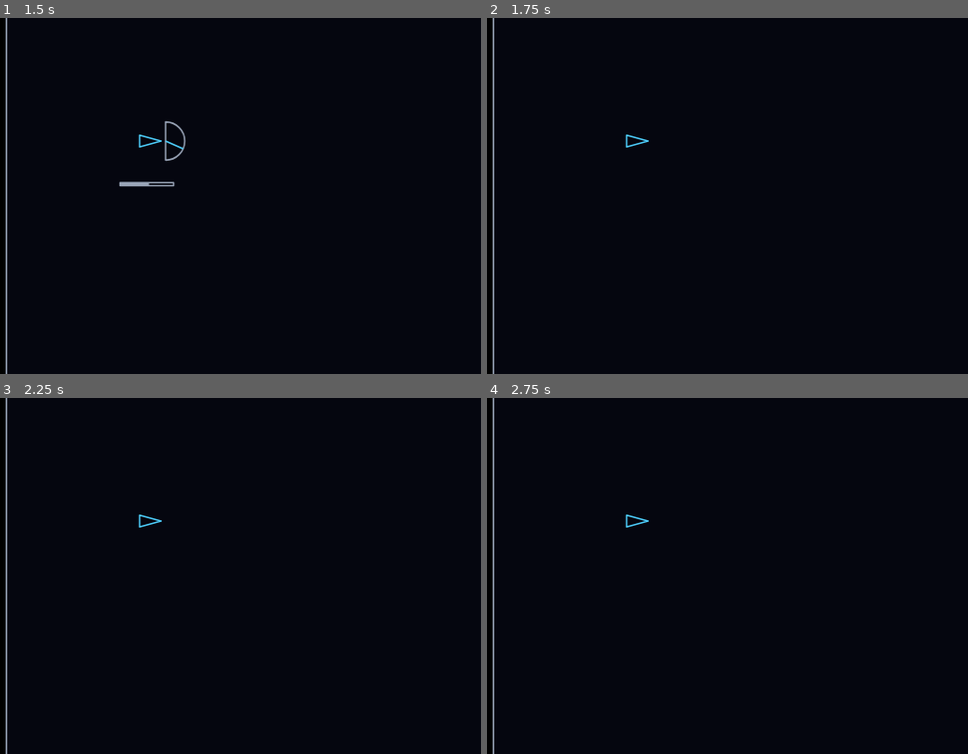
Above: before the commit, frames 1-4 (two rows, left to right).
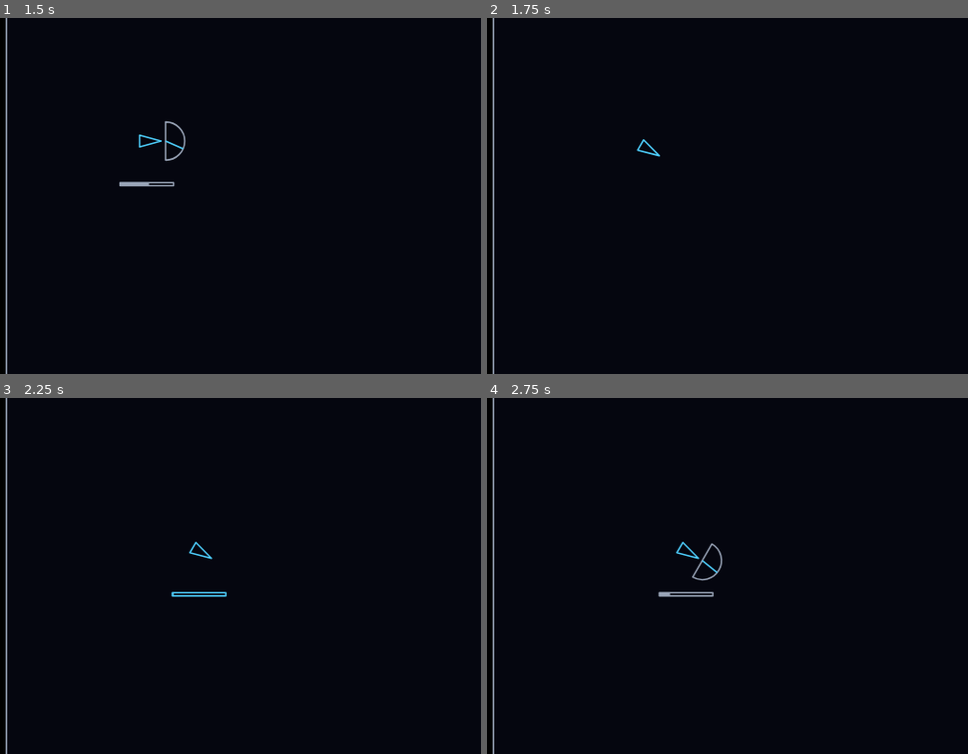
Above: after the commit, the same moments.

Repository: FeynStudio/delta_fray_the_game
Game: browser game, page index.html
Two runs of this game, one before a commit and one after it. Both use one fixed random seed, a clock stepped at 60 frames per second and the inputs below.
Inputs:
- Up to frame 1 (1.5 s): tap Space at 1.1 s
- Up to frame 2 (1.75 s): tap Space at 1.6 s
- Up to frame 3 (2.25 s): tap Space at 2.1 s
- Up to frame 4 (2.75 s): tap Shift at 2.52 s; tap Space at 2.6 s
The pictures show only the part of the screen within x 0-50%, y 33-83%; the shares and areas given below are measured in that part.

Frame 1 is identical in both runs. In frame 2, 0.1% of the frame differs, in the area x 28-37%, y 32-40%; in frame 3, 0.3%; in frame 4, 0.5%, in the area x 28-49%, y 32-56%.

Commit message:
T-003: applyMove, gauge-to-move and move animation; before log
Co-Authored-By: Claude Opus 5.5 <noreply@anthropic.com>

Diff:
--- a/src/config.js
+++ b/src/config.js
@@ -8,6 +8,7 @@
   shipWidth: 16, // width of the back edge; narrower than shipSize makes a slim triangle
   shipLineWidth: 2, // outline thickness; ships are drawn as an outline only
   maxMove: 150,
+  moveAnimMs: 600, // one move takes this long on screen, at constant speed along a straight line
   // Gauges (src/input.js). Slow sweeps favor careful aim over reflexes (docs/PLAN.md "Controls").
   gaugePowerSweepMs: 2000, // power reading 0 -> 1 (then back) takes this long
   gaugeNeedleSweepMs: 3000, // needle crosses its whole range (-max -> +max) in this long
--- a/src/game.js
+++ b/src/game.js
@@ -1,6 +1,6 @@
 // Owns the single game state object and connects rules, input and rendering.
-import { createInitialState } from './rules.js';
-import { keyFromEvent, pressKey, stepGauge } from './input.js';
+import { applyMove, createInitialState } from './rules.js';
+import { keyFromEvent, moveFromGauge, pressKey, startMove, stepGauge, stepMove } from './input.js';
 import { drawFrame, fitCanvas } from './render.js';
 import log from './log.js';
 
@@ -14,14 +14,20 @@
   drawFrame(ctx, state);
 }
 
-// Same path for real keys and the debug API.
+// Same path for real keys and the debug API. The second Space launches the move: the end state comes
+// from rules.applyMove, and the animation only shows the ship getting there.
 function press(key) {
+  const launching = state.gauge.phase === 'direction';
   state = pressKey(state, key);
+  if (launching && state.gauge.phase === 'moving') {
+    state = startMove(state, applyMove(state, moveFromGauge(state)));
+  }
 }
 
-// Advances the game clock. For now only the gauge sweep; the move animation comes in a later slice.
+// Advances the game clock: the gauge sweep, or the move animation while a move runs.
+// Passing the turn (endTurn) comes with the turns slice.
 function step(ms) {
-  state = stepGauge(state, ms);
+  state = stepMove(stepGauge(state, ms), ms);
 }
 
 window.addEventListener('keydown', (event) => {
--- a/src/input.js
+++ b/src/input.js
@@ -8,8 +8,14 @@
 // - needle is in degrees within -config.gaugeNeedleMax..+config.gaugeNeedleMax, same rotation sense as
 //   heading (positive = clockwise on screen). backward: false measures it from the ship's nose
 //   (world angle = heading + needle); backward: true measures it from the ship's tail
-//   (world angle = heading + 180 + needle). The movement slice turns this into a world angle.
+//   (world angle = heading + 180 + needle). moveFromGauge turns this into a world angle.
+//
+// Move animation (T-003): after the second Space, game.js gets the end state from rules.applyMove and
+// calls startMove, which keeps state.anim = { from: {x, y}, to: ship, elapsed }. stepMove moves the ship
+// along the straight segment from -> to at constant speed and, after config.moveAnimMs, sets it to
+// exactly `to` (the applyMove result), drops anim and puts the gauge back in the power phase.
 import config from './config.js';
+import { createInitialState, wrapDegrees } from './rules.js';
 
 // Moves value by delta along a line that bounces between min and max (a triangle wave).
 // Returns the new value and the direction it is now moving in.
@@ -60,3 +66,44 @@
   if (event.code === 'ShiftLeft' || event.code === 'ShiftRight') return 'Shift';
   return null;
 }
+
+// Turns the locked gauge into a Move for the ship whose turn it is (convention at the top of this file).
+export function moveFromGauge(state) {
+  const { distance, needle, backward } = state.gauge;
+  const heading = state.ships[state.turn].heading;
+  return { distance, angle: wrapDegrees(heading + (backward ? 180 : 0) + needle), backward };
+}
+
+// Point at fraction t of the straight segment from -> to. t is clamped to 0..1, so it never overshoots.
+export function pointAlong(from, to, t) {
+  const k = Math.min(Math.max(t, 0), 1);
+  return { x: from.x + (to.x - from.x) * k, y: from.y + (to.y - from.y) * k };
+}
+
+const withShip = (state, ship) => ({
+  ...state,
+  ships: state.ships.map((s, j) => (j === state.turn ? ship : s)),
+});
+
+// Starts the move animation towards end (the rules.applyMove result for this state).
+// A forward move turns the ship to its new heading as the move starts.
+export function startMove(state, end) {
+  const ship = state.ships[state.turn];
+  const to = end.ships[state.turn];
+  const anim = { from: { x: ship.x, y: ship.y }, to, elapsed: 0 };
+  return { ...withShip(state, { ...ship, heading: to.heading }), anim };
+}
+
+// Advances the move animation by ms. Does nothing unless a move is running.
+export function stepMove(state, ms) {
+  const a = state.anim;
+  if (!a || state.gauge.phase !== 'moving' || !(ms > 0)) return state;
+  const elapsed = a.elapsed + ms;
+  if (elapsed >= config.moveAnimMs) {
+    const { anim: _done, ...rest } = withShip(state, a.to);
+    return { ...rest, gauge: createInitialState().gauge };
+  }
+  const ship = state.ships[state.turn];
+  const p = pointAlong(a.from, a.to, elapsed / config.moveAnimMs);
+  return { ...withShip(state, { ...ship, x: p.x, y: p.y }), anim: { ...a, elapsed } };
+}
--- a/src/rules.js
+++ b/src/rules.js
@@ -9,3 +9,26 @@
     gauge: { phase: 'power', power: 0, needle: 0, backward: false, distance: 0, sweep: 1 },
   };
 }
+
+// Keeps an angle in degrees within 0 (inclusive) to 360 (exclusive), e.g. -90 -> 270, 450 -> 90.
+export function wrapDegrees(deg) {
+  return ((deg % 360) + 360) % 360;
+}
+
+// Moves the ship whose turn it is by move.distance along move.angle (degrees, 0 = +x, 90 = +y).
+// A forward move turns the heading to the travel angle; a backward move keeps it.
+// A move longer than config.maxMove is refused: the state comes back unchanged
+// (human decision, 2026-11-08). No hits, walls, respawn or turn change here.
+export function applyMove(state, move) {
+  if (move.distance > config.maxMove) return state;
+  const i = state.turn;
+  const ship = state.ships[i];
+  const a = (move.angle * Math.PI) / 180;
+  const moved = {
+    ...ship,
+    x: ship.x + Math.cos(a) * move.distance,
+    y: ship.y + Math.sin(a) * move.distance,
+    heading: move.backward ? ship.heading : wrapDegrees(move.angle),
+  };
+  return { ...state, ships: state.ships.map((s, j) => (j === i ? moved : s)) };
+}
--- /dev/null
+++ b/tests/game.test.js
@@ -0,0 +1,95 @@
+// Loads the real src/game.js in Node with a minimal stubbed DOM and ?debug=1, then drives the move
+// through window.__game (pattern: tests/rules.test.js; values come from config).
+import { test, before, beforeEach } from 'node:test';
+import assert from 'node:assert/strict';
+import config from '../src/config.js';
+import { applyMove, createInitialState } from '../src/rules.js';
+
+const listeners = {};
+let game;
+
+before(async () => {
+  const ctx = new Proxy({}, { get: () => () => {} }); // every canvas call is a no-op
+  globalThis.document = { getElementById: () => ({ style: {}, getContext: () => ctx }) };
+  globalThis.window = {
+    innerWidth: 1920, innerHeight: 1080, devicePixelRatio: 1,
+    addEventListener: (type, fn) => { listeners[type] = fn; },
+  };
+  globalThis.location = { search: '?debug=1' };
+  globalThis.requestAnimationFrame = () => 0; // the loop is driven by step() in these tests
+  await import('../src/game.js');
+  game = window.__game;
+});
+
+beforeEach(() => game.setState(createInitialState()));
+
+const T = () => config.moveAnimMs;
+const near = (a, b) => Math.abs(a - b) < 1e-3;
+
+// From the spawn state: lock power, lock the needle (optionally backward), press the second Space.
+function launch(power, needle, backward = false) {
+  const s = game.getState();
+  game.setState({ ...s, gauge: { ...s.gauge, power } });
+  game.press('Space');
+  if (backward) game.press('Shift');
+  const d = game.getState();
+  game.setState({ ...d, gauge: { ...d.gauge, needle } });
+  game.press('Space');
+}
+
+test('second Space flies ship 0 to the applyMove end point; gauge back to power, same turn', () => {
+  const start = createInitialState();
+  launch(0.6, 30);
+  game.step(T() + 1);
+  const end = applyMove(start, { distance: 0.6 * config.maxMove, angle: 30 }).ships[0];
+  const s = game.getState();
+  assert.ok(near(s.ships[0].x, end.x) && near(s.ships[0].y, end.y), JSON.stringify(s.ships[0]));
+  assert.equal(s.ships[0].heading, 30);
+  assert.deepEqual(s.ships[1], start.ships[1]);
+  assert.equal(s.turn, 0);
+  assert.equal(s.gauge.phase, 'power');
+});
+
+test('with Shift the ship moves toward its tail side and keeps its heading', () => {
+  const start = createInitialState().ships[0];
+  launch(0.5, 0, true);
+  game.step(T() + 1);
+  const s = game.getState().ships[0];
+  const angle = start.heading + 180;
+  const end = applyMove(createInitialState(), { distance: 0.5 * config.maxMove, angle, backward: true }).ships[0];
+  assert.ok(near(s.x, end.x) && near(s.y, end.y), JSON.stringify(s));
+  assert.ok(s.x < start.x, 'moved toward the tail (heading 0, so -x)');
+  assert.equal(s.heading, start.heading);
+});
+
+test('halfway: still moving, Space and Shift change nothing, ship not yet at its end point', () => {
+  launch(0.6, 30);
+  game.step(T() / 2);
+  const mid = game.getState();
+  assert.equal(mid.gauge.phase, 'moving');
+  game.press('Space');
+  game.press('Shift');
+  assert.deepEqual(game.getState(), mid);
+  const end = applyMove(createInitialState(), { distance: 0.6 * config.maxMove, angle: 30 }).ships[0];
+  assert.ok(Math.hypot(end.x - mid.ships[0].x, end.y - mid.ships[0].y) > 1, 'not at the end yet');
+});
+
+test('a large step never takes the ship past the applyMove end point', () => {
+  launch(1, -45);
+  game.step(T() * 50);
+  const end = applyMove(createInitialState(), { distance: config.maxMove, angle: 315 }).ships[0];
+  const s = game.getState().ships[0];
+  assert.ok(near(s.x, end.x) && near(s.y, end.y), JSON.stringify(s));
+  assert.equal(s.heading, 315);
+});
+
+test('a real Space keydown launches the move like press(); key repeat is ignored', () => {
+  const key = (code, repeat = false) => listeners.keydown({ code, repeat, preventDefault: () => {} });
+  key('Space');
+  key('Space', true);
+  assert.equal(game.getState().gauge.phase, 'direction');
+  key('Space');
+  assert.equal(game.getState().gauge.phase, 'moving');
+  game.step(T());
+  assert.equal(game.getState().gauge.phase, 'power');
+});
--- a/tests/input.test.js
+++ b/tests/input.test.js
@@ -3,8 +3,8 @@
 import { test, afterEach } from 'node:test';
 import assert from 'node:assert/strict';
 import config from '../src/config.js';
-import { createInitialState } from '../src/rules.js';
-import { keyFromEvent, pressKey, stepGauge } from '../src/input.js';
+import { applyMove, createInitialState } from '../src/rules.js';
+import { keyFromEvent, moveFromGauge, pointAlong, pressKey, startMove, stepGauge, stepMove } from '../src/input.js';
 
 const original = structuredClone(config);
 afterEach(() => Object.assign(config, structuredClone(original)));
@@ -147,3 +147,64 @@
   assert.equal(keyFromEvent({ code: 'Space', repeat: true }), null);
   assert.equal(keyFromEvent({ code: 'KeyA', repeat: false }), null);
 });
+
+// A locked gauge (second Space pressed) on ship 0 with the given heading.
+const locked = (heading, gauge) => {
+  const s = createInitialState();
+  s.ships[0] = { ...s.ships[0], heading };
+  return deepFreeze({ ...s, gauge: { ...s.gauge, phase: 'moving', ...gauge } });
+};
+
+test('moveFromGauge: 60% power, needle 30, forward, heading 0 gives 0.6 x maxMove at 30 (FEATURE_MAP 3)', () => {
+  const m = moveFromGauge(locked(0, { distance: 0.6 * config.maxMove, needle: 30, backward: false }));
+  assert.ok(near(m.distance, 0.6 * config.maxMove));
+  assert.equal(m.angle, 30);
+  assert.equal(m.backward, false);
+});
+
+test('moveFromGauge: forward = heading + needle, backward = heading + 180 + needle, within 0..360', () => {
+  const cases = [
+    [0, -30, false, 330], [90, 45, false, 135], [180, 90, false, 270], [300, 80, false, 20],
+    [0, 30, true, 210], [180, 0, true, 0], [90, -60, true, 210], [270, 90, true, 180],
+  ];
+  for (const [heading, needle, backward, angle] of cases) {
+    const m = moveFromGauge(locked(heading, { distance: 50, needle, backward }));
+    assert.ok(near(m.angle, angle), `heading ${heading} needle ${needle} backward ${backward}: ${m.angle}`);
+    assert.equal(m.backward, backward);
+    assert.equal(m.distance, 50);
+  }
+});
+
+test('moveFromGauge uses the ship whose turn it is', () => {
+  const s = createInitialState();
+  const st = deepFreeze({ ...s, turn: 1, gauge: { ...s.gauge, phase: 'moving', distance: 10, needle: 10 } });
+  assert.equal(moveFromGauge(st).angle, s.ships[1].heading + 10);
+});
+
+test('pointAlong: start, middle and end of the segment, never past either end', () => {
+  const a = { x: 100, y: 200 }, b = { x: 160, y: 120 };
+  assert.deepEqual(pointAlong(a, b, 0), a);
+  assert.deepEqual(pointAlong(a, b, 0.5), { x: 130, y: 160 });
+  assert.deepEqual(pointAlong(a, b, 1), b);
+  assert.deepEqual(pointAlong(a, b, 1.7), b);
+  assert.deepEqual(pointAlong(a, b, -0.3), a);
+});
+
+test('startMove/stepMove: constant speed along the segment, ends exactly at the applyMove result', () => {
+  const T = config.moveAnimMs;
+  const s = locked(0, { distance: 0.6 * config.maxMove, needle: 30, backward: false });
+  const end = applyMove(s, moveFromGauge(s));
+  let m = startMove(s, end);
+  assert.equal(m.ships[0].heading, 30, 'forward move turns the ship as it starts');
+  assert.deepEqual(m.ships[0].x, s.ships[0].x);
+  const half = stepMove(deepFreeze(m), T / 2);
+  const mid = pointAlong(s.ships[0], end.ships[0], 0.5);
+  assert.ok(near(half.ships[0].x, mid.x) && near(half.ships[0].y, mid.y));
+  assert.equal(half.gauge.phase, 'moving');
+  m = stepMove(deepFreeze(half), T * 10);
+  assert.deepEqual(m.ships, end.ships);
+  assert.deepEqual(m.gauge, createInitialState().gauge);
+  assert.equal(m.turn, 0);
+  assert.equal('anim' in m, false);
+  assert.deepEqual(stepMove(deepFreeze(m), T), m, 'nothing to animate after the move');
+});
--- /dev/null
+++ b/tests/movement.test.js
@@ -0,0 +1,86 @@
+// rules.applyMove tests (pattern: tests/rules.test.js). Values come from config; config is restored
+// after each test; inputs are deep-frozen, as scripts/run-scenario.mjs does, to catch mutation.
+import { test, afterEach } from 'node:test';
+import assert from 'node:assert/strict';
+import config from '../src/config.js';
+import { applyMove, createInitialState, wrapDegrees } from '../src/rules.js';
+
+const original = structuredClone(config);
+afterEach(() => Object.assign(config, structuredClone(original)));
+
+const deepFreeze = (o) => {
+  if (o && typeof o === 'object') { Object.values(o).forEach(deepFreeze); Object.freeze(o); }
+  return o;
+};
+const near = (a, b) => Math.abs(a - b) < 1e-9;
+const at = (x, y, heading, turn = 0) => {
+  const s = createInitialState();
+  s.turn = turn;
+  s.ships[turn] = { ...s.ships[turn], x, y, heading };
+  return deepFreeze(s);
+};
+
+test('forward moves at 0, 90, 180 and 270 go right, down, left and up and turn the heading', () => {
+  const d = config.maxMove / 2;
+  const cases = [[0, d, 0], [90, 0, d], [180, -d, 0], [270, 0, -d]];
+  for (const [angle, dx, dy] of cases) {
+    const s = at(400, 400, 45);
+    const ship = applyMove(s, { distance: d, angle }).ships[0];
+    assert.ok(near(ship.x, 400 + dx) && near(ship.y, 400 + dy), `angle ${angle}: (${ship.x}, ${ship.y})`);
+    assert.equal(ship.heading, angle);
+    assert.equal(ship.alive, true);
+  }
+});
+
+test('45 degrees uses degrees, not radians', () => {
+  const ship = applyMove(at(200, 480, 0), { distance: 100, angle: 45 }).ships[0];
+  assert.ok(near(ship.x, 200 + 100 * Math.SQRT1_2) && near(ship.y, 480 + 100 * Math.SQRT1_2));
+});
+
+test('forward heading is kept within 0 to 360', () => {
+  assert.equal(applyMove(at(400, 400, 0), { distance: 10, angle: -90 }).ships[0].heading, 270);
+  assert.equal(applyMove(at(400, 400, 0), { distance: 10, angle: 450 }).ships[0].heading, 90);
+  assert.equal(applyMove(at(400, 400, 0), { distance: 10, angle: 360 }).ships[0].heading, 0);
+  assert.equal(wrapDegrees(-450), 270);
+});
+
+test('a backward move travels along the angle and keeps the heading', () => {
+  const ship = applyMove(at(400, 400, 30), { distance: 100, angle: 210, backward: true }).ships[0];
+  assert.ok(near(ship.x, 400 + 100 * Math.cos((210 * Math.PI) / 180)));
+  assert.ok(near(ship.y, 400 + 100 * Math.sin((210 * Math.PI) / 180)));
+  assert.equal(ship.heading, 30);
+});
+
+test('only the ship whose turn it is moves; every other field is carried over', () => {
+  const s = at(1000, 300, 180, 1);
+  const next = applyMove(s, { distance: 100, angle: 180 });
+  assert.deepEqual(next.ships[0], s.ships[0]);
+  assert.ok(near(next.ships[1].x, 900) && near(next.ships[1].y, 300));
+  assert.equal(next.turn, 1);
+  assert.deepEqual(next.gauge, s.gauge);
+});
+
+test('works without a gauge field (scenario states have none)', () => {
+  const s = deepFreeze({ turn: 0, ships: at(200, 480, 0).ships });
+  const next = applyMove(s, { distance: config.maxMove, angle: 0 });
+  assert.ok(near(next.ships[0].x, 200 + config.maxMove));
+  assert.equal('gauge' in next, false);
+});
+
+test('a move longer than maxMove is refused; exactly maxMove is made (human decision 2026-11-08)', () => {
+  const s = at(200, 480, 0);
+  const before = structuredClone(s);
+  assert.deepEqual(applyMove(s, { distance: config.maxMove + 1, angle: 90 }), before);
+  const full = applyMove(s, { distance: config.maxMove, angle: 90 }).ships[0];
+  assert.ok(near(full.y, 480 + config.maxMove));
+  assert.equal(full.heading, 90);
+  assert.deepEqual(s, before, 'input not mutated');
+});
+
+test('distance comes from the move and the limit from config at call time (maxMove 200)', () => {
+  config.maxMove = 200;
+  const s = at(200, 480, 0);
+  assert.ok(near(applyMove(s, { distance: 200, angle: 0 }).ships[0].x, 400));
+  assert.deepEqual(applyMove(s, { distance: 201, angle: 0 }), structuredClone(s));
+  assert.ok(near(applyMove(s, { distance: 175, angle: 0 }).ships[0].x, 375));
+});
Not shown, changed: agent-team/FEATURE_MAP.md
Not shown, added: agent-team/evidence/T-003/before-movement.log
